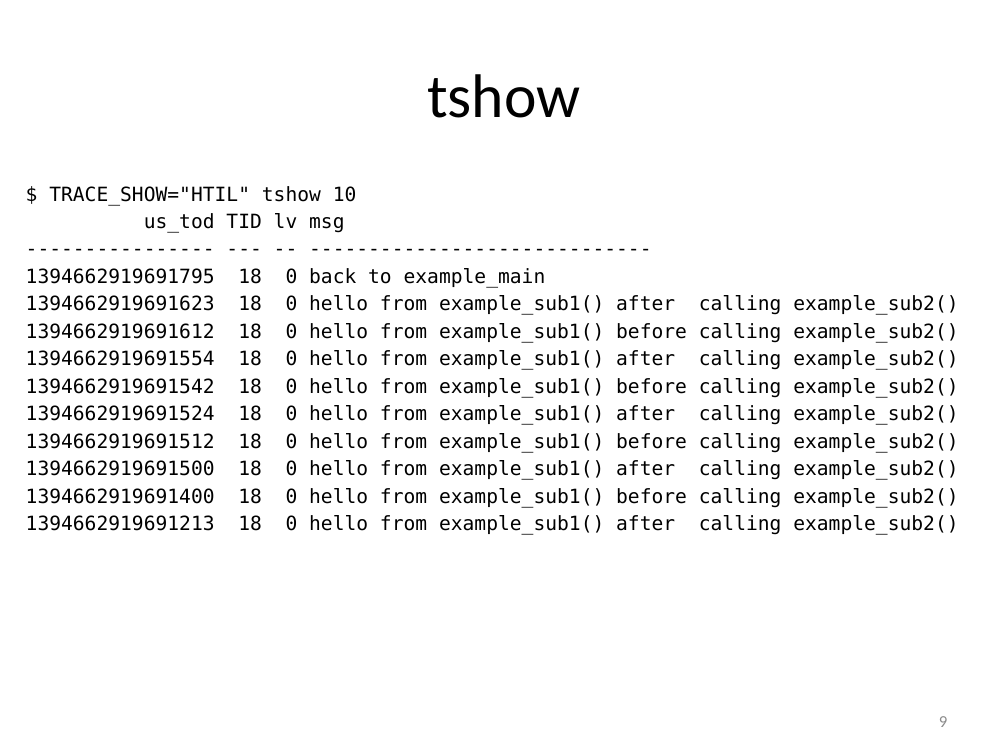
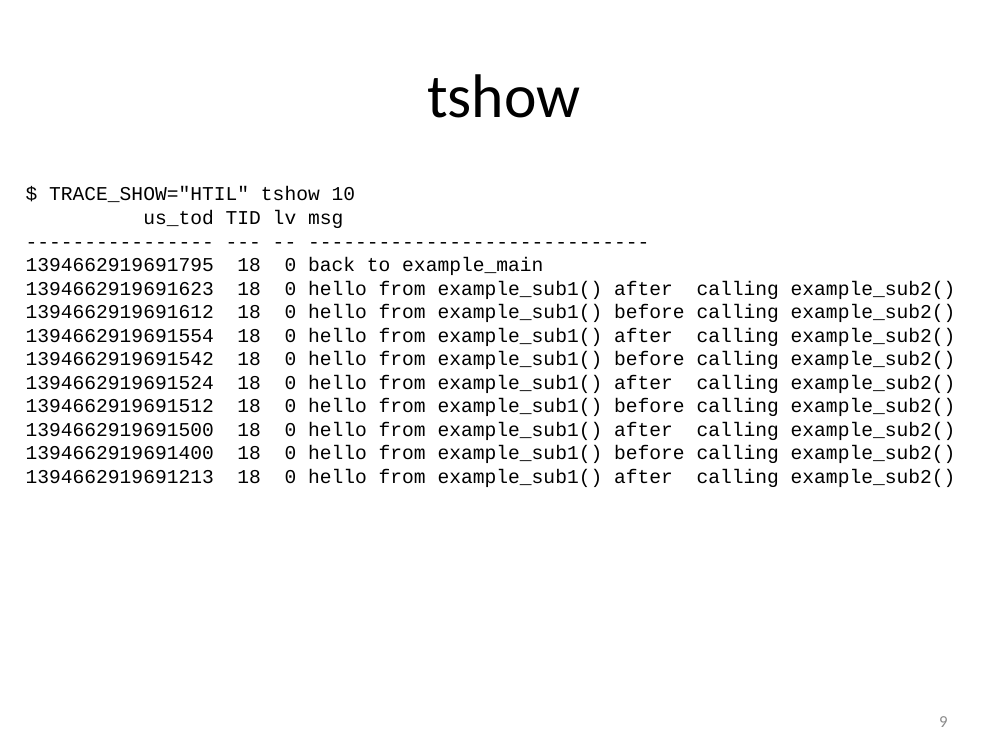
Before and after one commit to art-daq/trace, a slide deck: slide 9 of doc/trace.pptx. Drawn at 1008x756 pixels with LibreOffice and Linux fonts; fonts in the diff are those of the drawing. Boxes give left, top, right and bottom in pixels: in the first picture for what was removed or moved away, otherwise in the second. Text is boxed around its words. In the diff, an @@ line names an element or a change of style, - is before the commit and + after.

Commit message:
TRACE release v3_13_11

```diff
--- a/doc/trace.pptx
+++ b/doc/trace.pptx
@@ text "$ TRACE_SHOW="HTIL" tshow 10" at <box>26,187,956,487</box>: font DejaVu Sans Mono to Courier New; less space between paragraphs @@
```
Also in this commit, not shown: 14 other slides changed, 30 other files.
